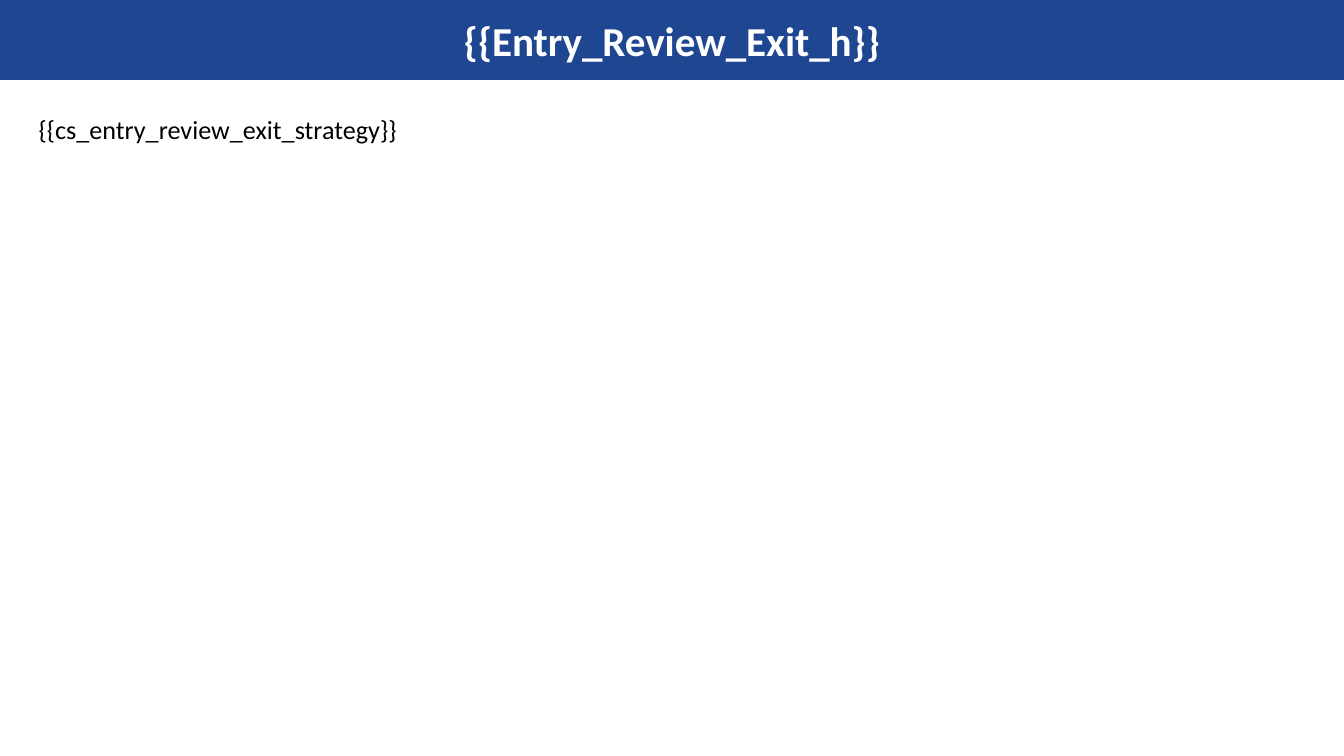
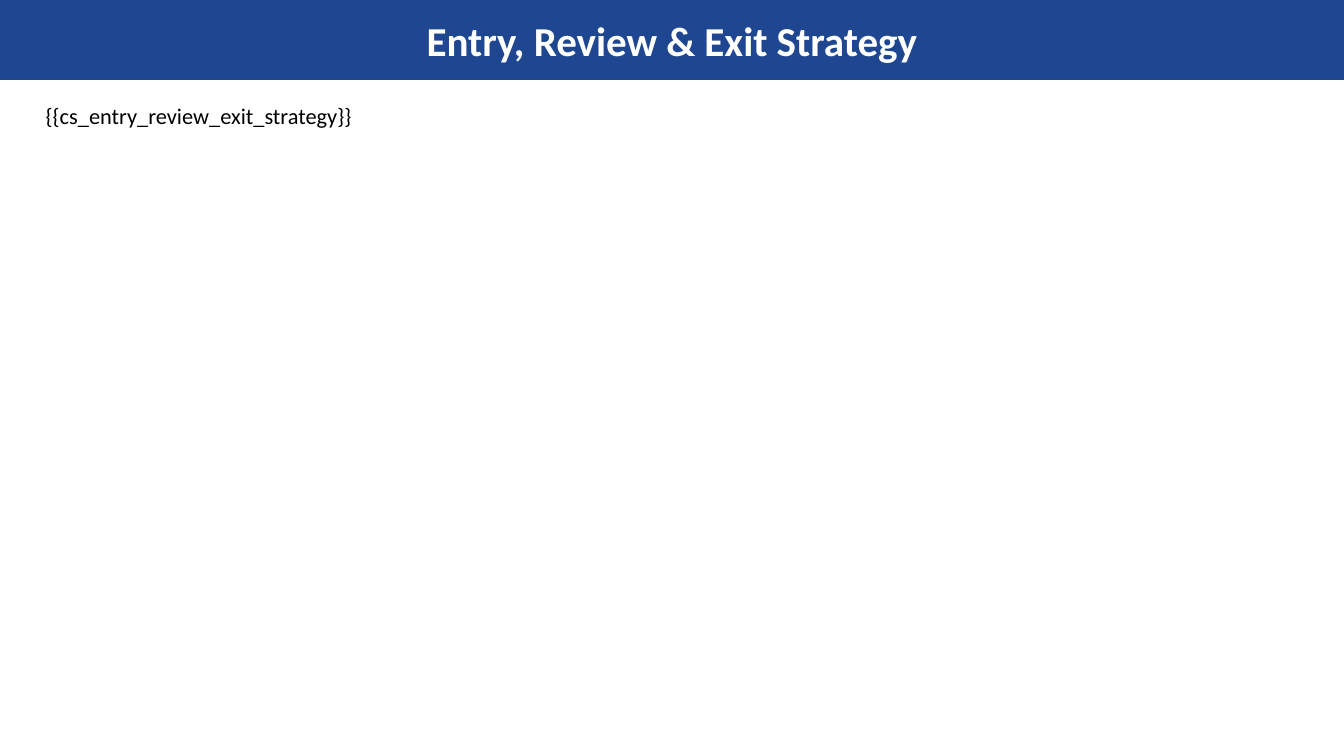
Before and after one commit to pratik1133/fluffy-lamp, a slide deck: slide 12 of master_template.pptx. Drawn at 1344x756 pixels with LibreOffice and Linux fonts; fonts in the diff are those of the drawing; background and template pictures are left out. Boxes give left, top, right and bottom in pixels: in the first picture for what was removed or moved away, otherwise in the second. Text is boxed around its words. In the diff, an @@ line names an element or a change of style, - is before the commit and + after.

```diff
--- a/master_template.pptx
+++ b/master_template.pptx
@@ title at box(427, 27, 917, 63): text changed @@
-{{Entry_Review_Exit_h}}
+Entry, Review & Exit Strategy
@@ text "{{cs_entry_review_exit_strategy}}": place and size @@
-text "{{cs_entry_review_exit_strategy}}" at box(39, 120, 397, 144)
+text "{{cs_entry_review_exit_strategy}}" at box(46, 108, 352, 128)
@@ text "{{cs_entry_review_exit_strategy}}" at box(46, 108, 352, 128): size 14 to 12 pt @@
```
Also in this commit, not shown: 15 other slides changed.
